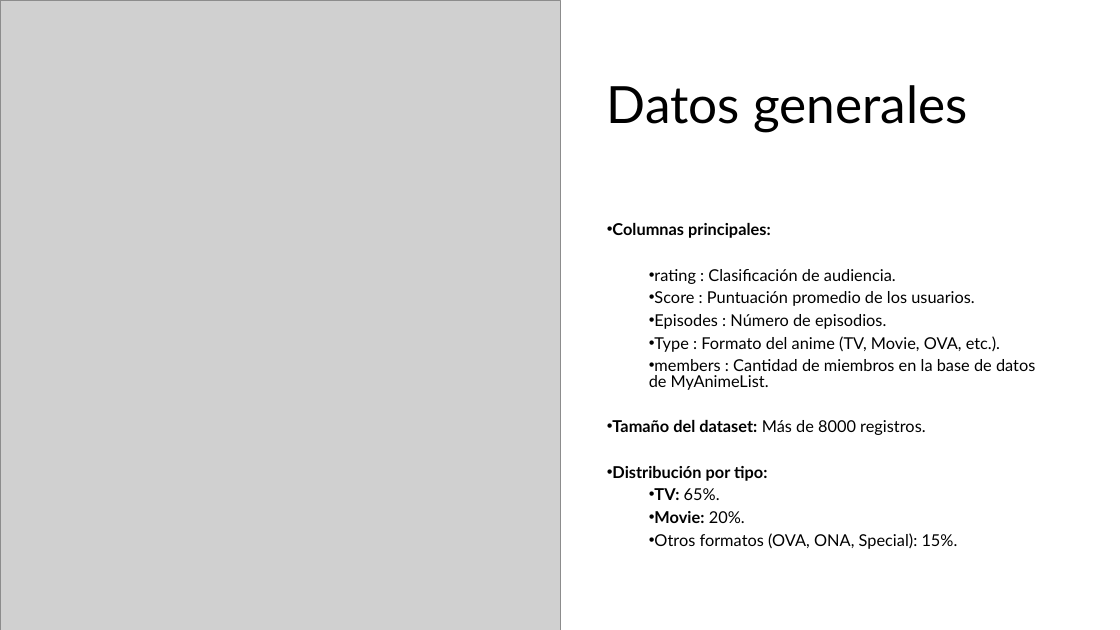
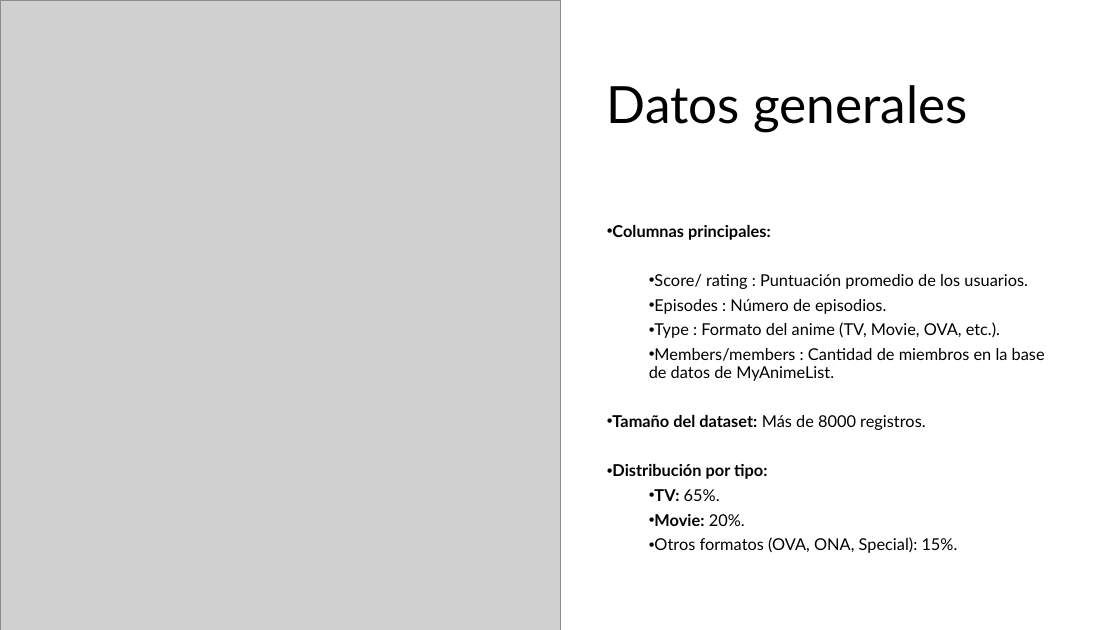
Before and after one commit to DenisiaPelu/Analisis_Datos_Anime, a slide deck: slide 5 of reports/Analisis_de_datos_anime_Exposicion.pptx (slide 4 before the commit). Drawn at 1120x630 pixels with LibreOffice and Linux fonts; fonts in the diff are those of the drawing; grey boxes stand for pictures. Boxes give left, top, right and bottom in pixels: in the first picture for what was removed or moved away, otherwise in the second. Text is boxed around its words. In the diff, an @@ line names an element or a change of style, - is before the commit and + after.

```diff
--- a/reports/Analisis_de_datos_anime_Exposicion.pptx
+++ b/reports/Analisis_de_datos_anime_Exposicion.pptx
@@ text at <box>612,225,1000,553</box>: line spacing 0.8 to 0.9 @@
@@ text at <box>654,274,1028,289</box>: text changed @@
-  • rating : Clasificación de audiencia.
-  • Score : Puntuación promedio de los usuarios.
+  • Score/ rating : Puntuación promedio de los usuarios.
@@ text at <box>649,348,1045,381</box>: text changed @@
-  • members : Cantidad de miembros en la base de datos de MyAnimeList.
+  • Members/members : Cantidad de miembros en la base de datos de MyAnimeList.
```
Also in this commit, not shown: 4 other slides changed, 3 slides added, 4 other files.
